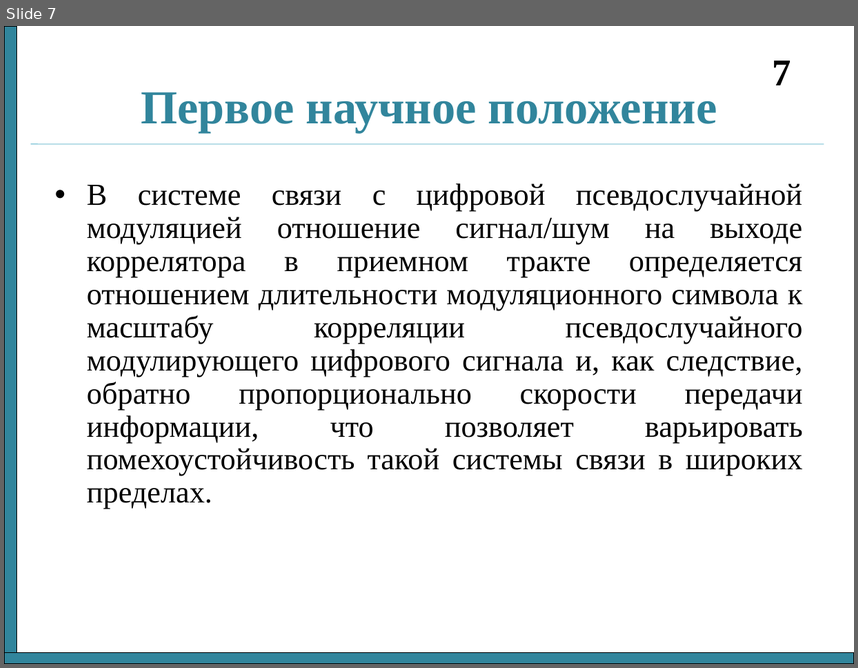
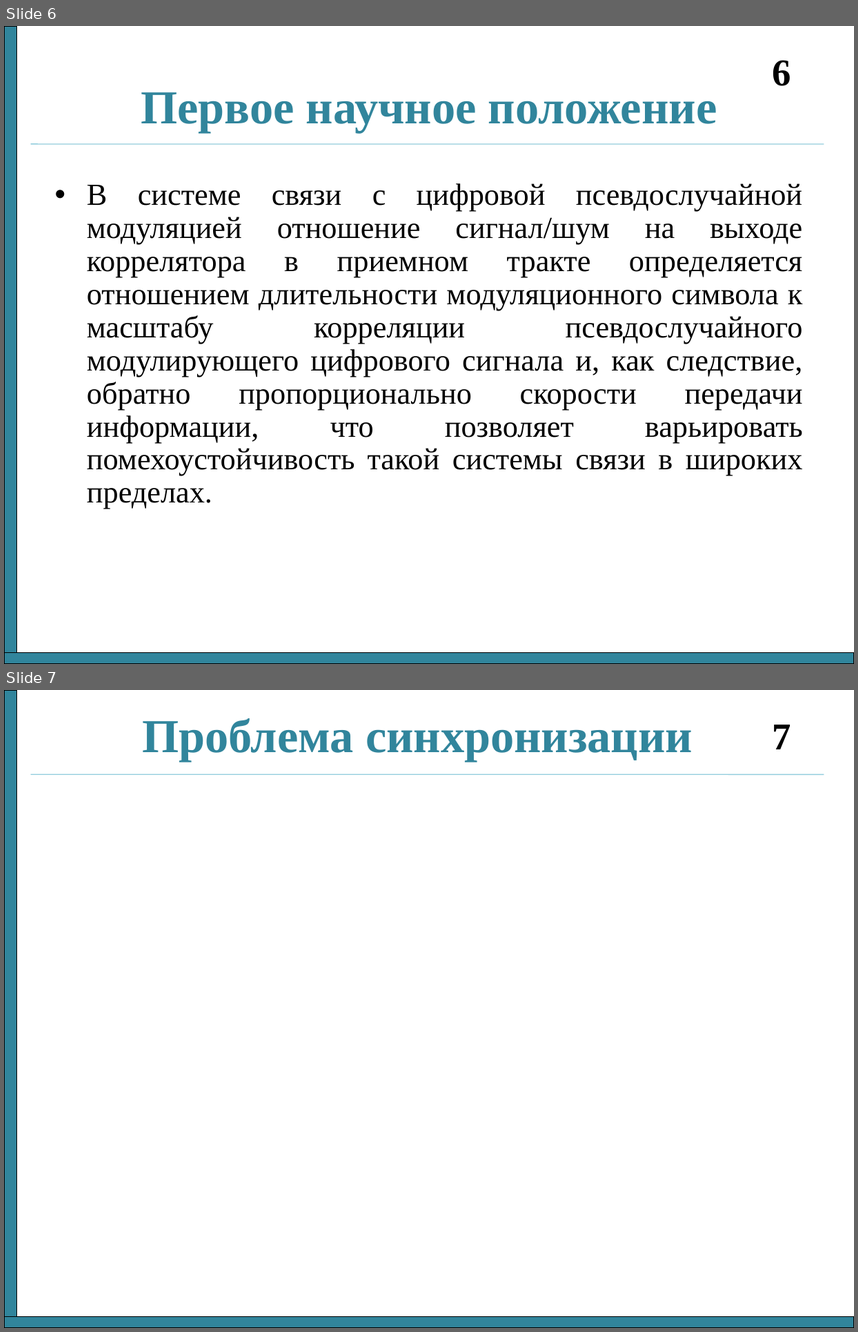
Before and after one commit to nikok94/dissertation, a slide deck: Отчет 3 семестр.ppt. Shown one above the other, each under a label of ours: slide 7 before the commit, slides 6 and 7 after it. The pictures are 858x668 and 858x1332 pixels, drawn with LibreOffice and Linux fonts; fonts in the diff are those of the drawing. Boxes give left, top, right and bottom in pixels: in the first picture for what was removed or moved away, otherwise in the second. Text is boxed around its words. In the diff, an @@ line names an element or a change of style, - is before the commit and + after.

```diff
--- a/Отчет 3 семестр.ppt
+++ b/Отчет 3 семестр.ppt
@@ slide 7 added at (4,690,854,1328), background #FFFFFF @@
@@ rectangle added at (4,690,16,1328), fill #31859C, outline #000000 0.74 pt @@
@@ title added at (142,718,693,762), 40 pt, text #31859C, bold @@
+Проблема синхронизации
@@ page number added at (772,724,791,749), 32 pt, text #000000, bold @@
+7
@@ line added from (30, 774) to (824, 774), #93CDDD 0.74 pt @@
@@ rectangle added at (4,1317,854,1328), fill #31859C, outline #000000 0.74 pt @@
@@ what was slide 7 is now slide 6 @@
@@ page number at (772,60,791,86): text changed @@
-7
+6
```
Also in this commit, not shown: 4 slides changed, 1 slide removed, 1 other file.
